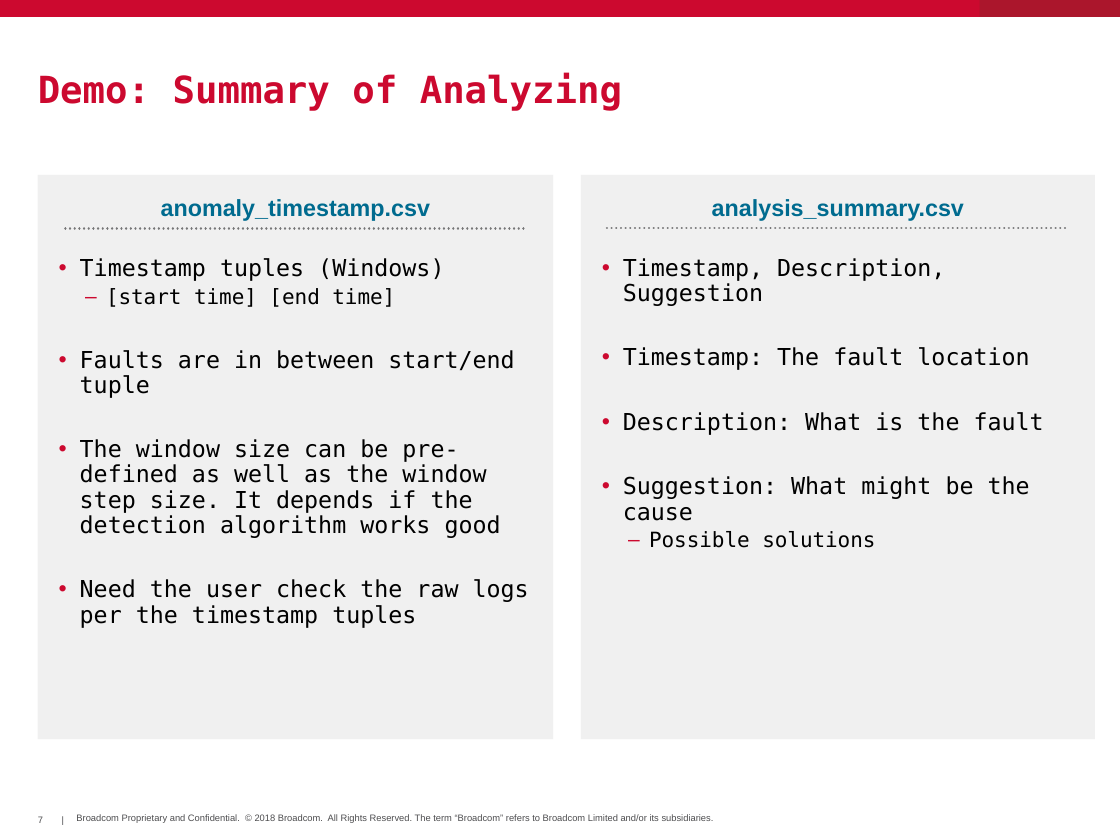
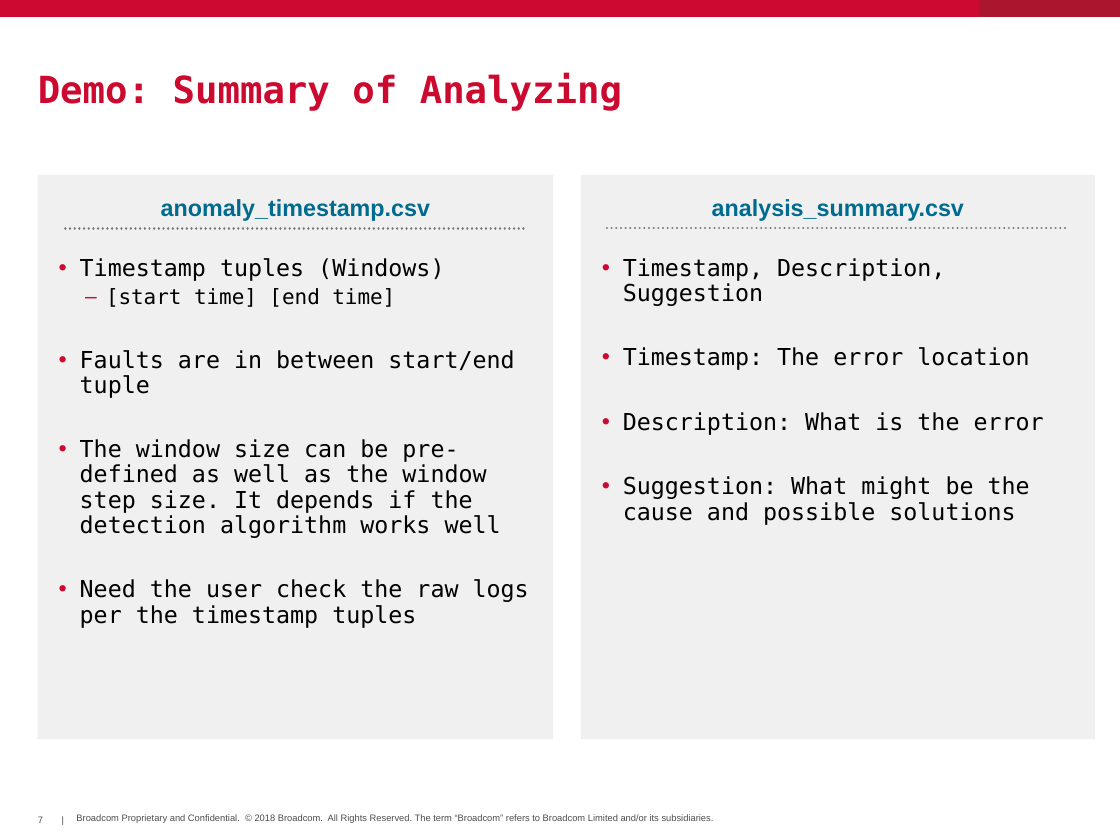
Before and after one commit to hayhan/loganalyzer, a slide deck: slide 7 of papers/LogAnalyzerIntro.pptx. Drawn at 1120x840 pixels with LibreOffice and Linux fonts; fonts in the diff are those of the drawing; background and template pictures are left out. Boxes give left, top, right and bottom in pixels: in the first picture for what was removed or moved away, otherwise in the second. Text is boxed around its words. In the diff, an @@ line names an element or a change of style, - is before the commit and + after.

```diff
--- a/papers/LogAnalyzerIntro.pptx
+++ b/papers/LogAnalyzerIntro.pptx
@@ text in rectangle at (623, 347, 1044, 525): text changed @@
-• Timestamp: The fault location
-• Description: What is the fault
-• Suggestion: What might be the cause
-  – Possible solutions
+• Timestamp: The error location
+• Description: What is the error
+• Suggestion: What might be the cause and possible solutions
@@ text in rectangle at (80, 439, 501, 538): text changed @@
-• The window size can be pre-defined as well as the window step size. It depends if the detection algorithm works good
+• The window size can be pre-defined as well as the window step size. It depends if the detection algorithm works well
```
Also in this commit, not shown: 5 other slides changed.
